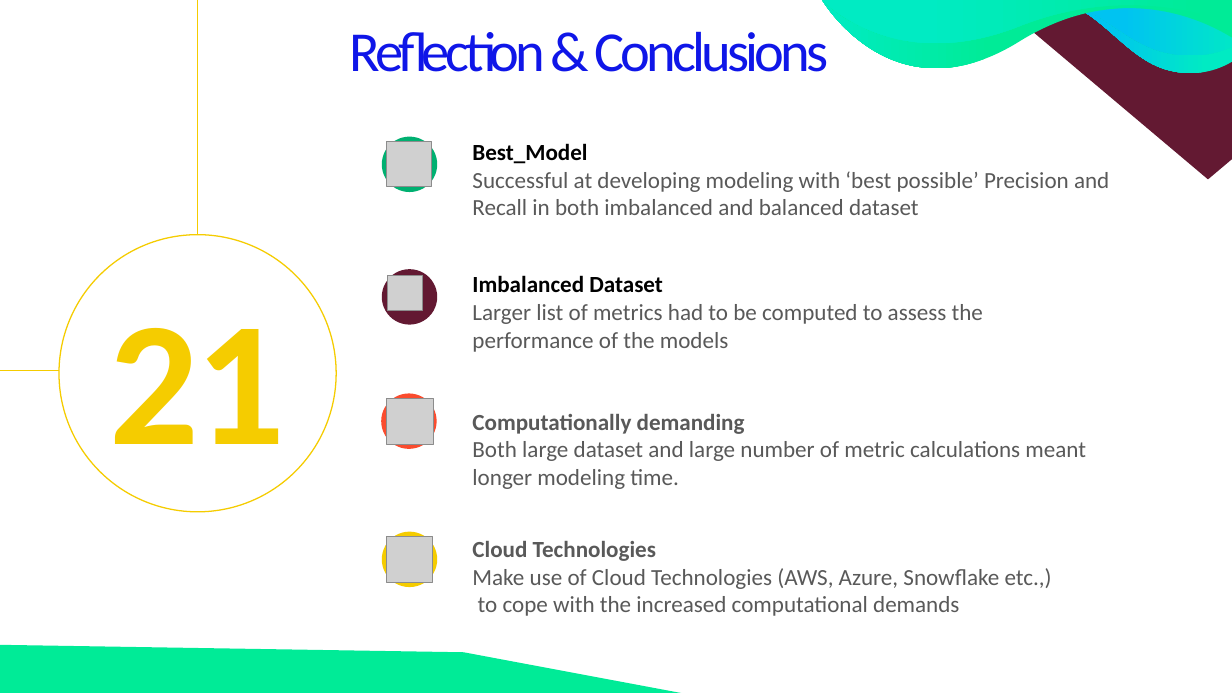
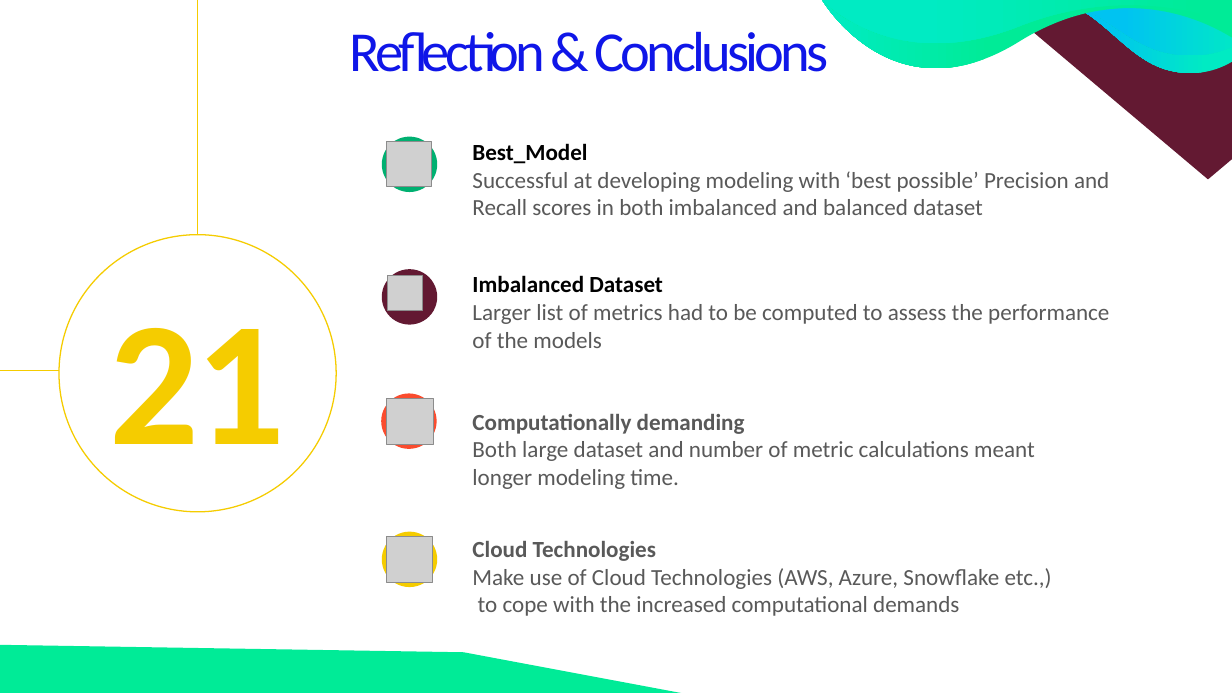
Before and after one commit to fbrowther/Detecting-Fraudulent-Credit-Card-Transactions-Using-Machine-Learning, a slide deck: slide 24 of Presentation - CreditCardTransactions.pptx. Drawn at 1232x693 pixels with LibreOffice and Linux fonts; fonts in the diff are those of the drawing; grey boxes stand for pictures. Boxes give left, top, right and bottom in pixels: in the first picture for what was removed or moved away, otherwise in the second. Text is boxed around its words. In the diff, an @@ line names an element or a change of style, - is before the commit and + after.

```diff
--- a/Presentation - CreditCardTransactions.pptx
+++ b/Presentation - CreditCardTransactions.pptx
@@ text at bbox=[472, 199, 983, 215]: text changed @@
-Recall in both imbalanced and balanced dataset
+Recall scores in both imbalanced and balanced dataset
@@ text "Imbalanced Dataset" rewrapped from bbox=[472, 275, 983, 352] to bbox=[472, 275, 1109, 348] @@
@@ text at bbox=[472, 441, 1035, 489]: text changed @@
-Both large dataset and large number of metric calculations meant longer modeling time.
+Both large dataset and number of metric calculations meant longer modeling time.
```
Also in this commit, not shown: 1 other file.
